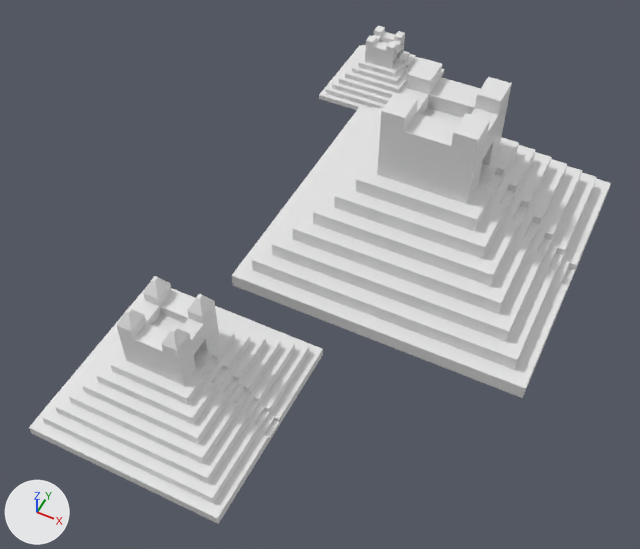
Before and after pictures for a commit that changed the Blender file pyramid.blend.
Before and after are seen from a 50 mm lens placed at (12.5, -42.1, 44.5), pointed at (-4.4, -8.3, 2.2). Lighting does not change. The marker at lower left points along +X, +Y and +Z.
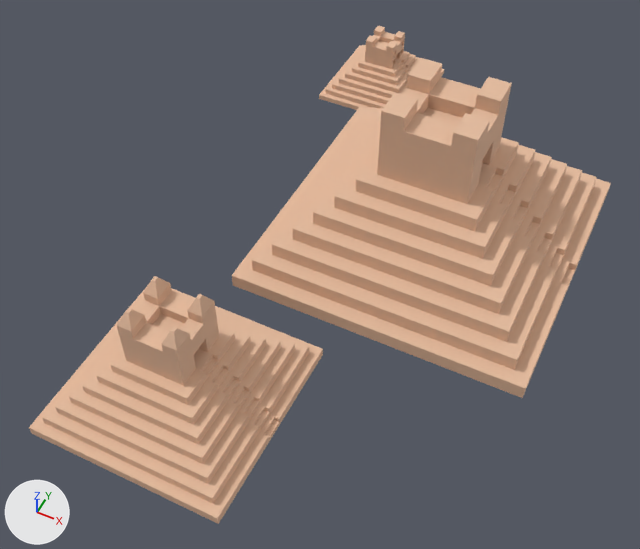
Location of each change, [x1, y1, x2, y2] in pixels of the pictures (640 x 549 px):
'Cube', recoloured, surface changed (white to beige)
    both: [232, 58, 611, 398]
'Cube.001', recoloured, surface changed (white to beige)
    both: [29, 276, 323, 524]
'Cube.002', recoloured, surface changed (white to beige)
    both: [319, 26, 444, 110]

The change, as a list of edits to the scene's bpy script:
```text
Change mat_material:
    mat_material.base_color: (0.8, 0.8, 0.8) -> (0.8, 0.517, 0.352)  # white #e7e7e7 -> beige #e7bea0
    mat_material.roughness: 0.4 -> 1.0
    add mat_material.emission_color = (0.014, 0.0026, 0.0)  # black #1f0900
    add mat_material.emission_strength = 1.0
```
